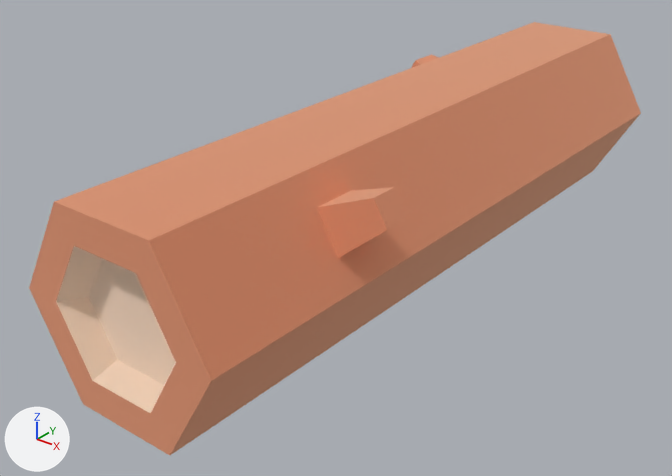
The glTF model assets/props/nature/log.glb, before and after one commit.
Rendered twice from a camera (50 mm lens) standing at (0.481, -0.701, 0.386) and looking at (-0.031, -0.061, -0.011). The lights are fixed; the arrows at lower left show +X, +Y and +Z. The picture after the commit comes second. Where no turn or scale is listed for an object, it has been applied to the vertices. Vertices at exactly the same position are counted once.

In view in the first picture: 'log'.
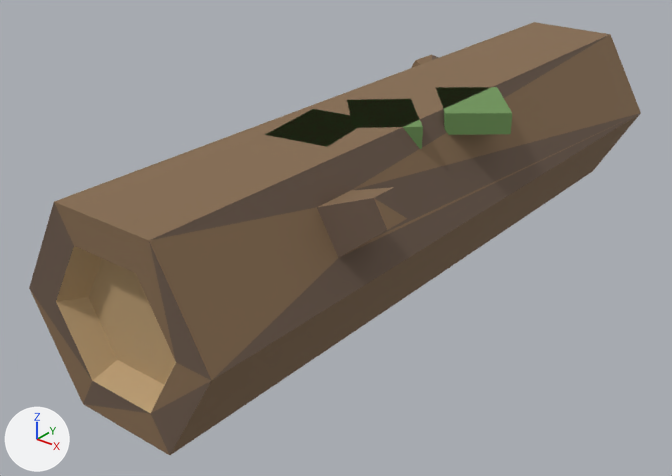
Pixel boxes (x1, y1, x2, y2) of what changed, in the pictures (672 x 476 px):
part 1 of me_mesh_log, added (green)
    after: (265, 87, 512, 149)
part 2 of me_mesh_log, recoloured (darker)
    both: (30, 22, 641, 455)
part 3 of me_mesh_log, recoloured
    both: (29, 36, 640, 455)
part 4 of me_mesh_log, recoloured (pale yellow to brown)
    both: (56, 246, 176, 413)

What changed in the scene script:
```text
Add mat_barkdark:
    mat_barkdark = principled_material('barkDark')
    mat_barkdark.base_color = (0.15, 0.1, 0.07)  # brown #6c594b
    mat_barkdark.roughness = 0.9
Add mat_capred:
    mat_capred = principled_material('capRed')
    mat_capred.base_color = (0.62, 0.08, 0.06)  # red #ce5045
Add mat_cream:
    mat_cream = principled_material('cream')
    mat_cream.base_color = (0.78, 0.7, 0.52)  # beige #e5dabf
    mat_cream.roughness = 0.8
Add mat_ring:
    mat_ring = principled_material('ring')
    mat_ring.base_color = (0.5, 0.34, 0.17)  # brown #bc9e73
    mat_ring.roughness = 0.8
Add mat_moss:
    mat_moss = principled_material('moss')
    mat_moss.base_color = (0.16, 0.3, 0.1)  # green #6f9559
    mat_moss.roughness = 0.95
Add mat_bark:
    mat_bark = principled_material('bark')
    mat_bark.base_color = (0.24, 0.15, 0.08)  # brown #866c50
    mat_bark.roughness = 0.9
Change me_mesh_log:
    used by ob_log; location = (0.0, 0.0, -0.05)
    remove me_mesh_log.from_pydata(...)  # 52 vertices, 100 faces; spans x -0.109..0.125, y -0.355..0.355, z 0.0..0.173
    add me_mesh_log.from_pydata(...)  # 274 vertices, 516 faces; spans x -0.109..0.125, y -0.355..0.355, z 0.0..0.173
    me_mesh_log part 1
    12 vertices are added at x -0.042..0.105, y -0.159..0.083, z 0.153
    12 new vertices lie (0.0, 0.0, 0.02) away from vertices in x -0.042..0.105, y -0.159..0.083, z 0.153
    36 new faces join them, mat_moss (green #6f9559)
    me_mesh_log part 2: 35 faces spanning x -0.109..0.125, y -0.355..0.355, z 0.0..0.173 switch from mat_woodbark (beige #f2be9e) to mat_bark (brown #866c50)
    me_mesh_log part 3: 33 faces spanning x -0.109..0.125, y -0.355..0.355, z 0.0..0.173 switch from mat_woodbark (beige #f2be9e) to mat_barkdark (brown #6c594b)
    me_mesh_log part 4: 32 faces spanning x -0.066..0.066, y -0.355..0.355, z 0.029..0.144 switch from mat_woodinner (pale yellow #fbedde) to mat_ring (brown #bc9e73)
    other edits to the shape of me_mesh_log do not show in these pictures
    add me_mesh_log.materials.append(mat_moss)  # green #6f9559
    add me_mesh_log.materials.append(mat_cream)  # beige #e5dabf
    add me_mesh_log.materials.append(mat_capred)  # red #ce5045
Remove ob_tmpparent:
    ob_tmpparent = bpy.data.objects.new('tmpParent', None)
    ob_tmpparent.location = (0.0, 0.0, 0.0)
```
